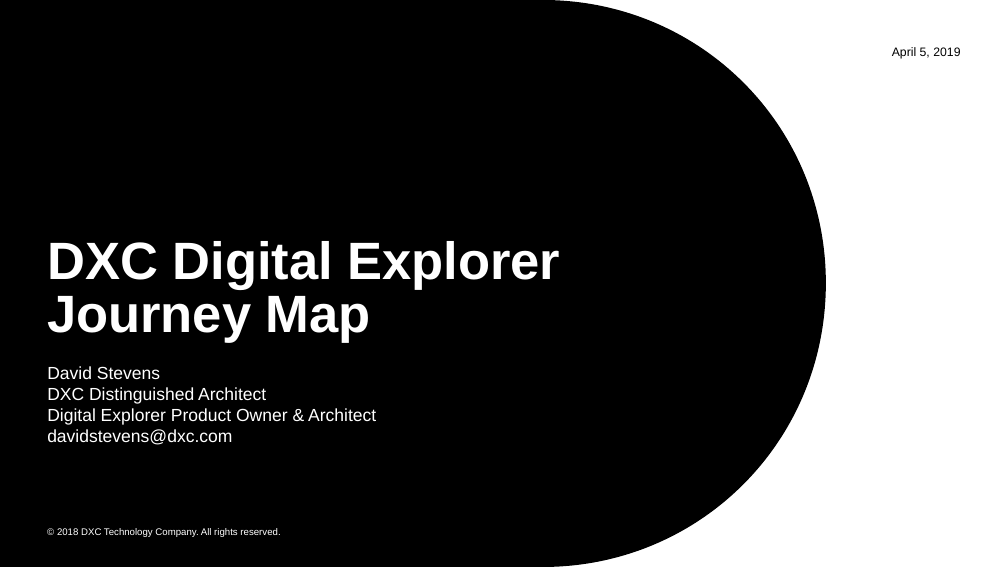
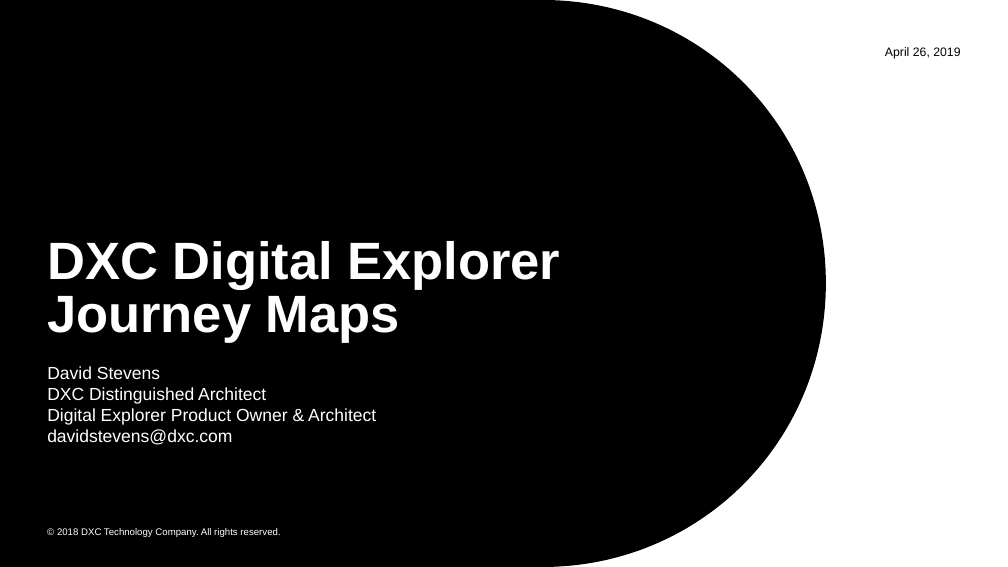
Before and after one commit to mshemadarshini/dxc-digitalexplorer, a slide deck: slide 1 of Presentations/DigitalJourneyMap.pptx. Drawn at 1008x567 pixels with LibreOffice and Linux fonts; fonts in the diff are those of the drawing; background and template pictures are left out. Boxes give left, top, right and bottom in pixels: in the first picture for what was removed or moved away, otherwise in the second. Text is boxed around its words. In the diff, an @@ line names an element or a change of style, - is before the commit and + after.

```diff
--- a/Presentations/DigitalJourneyMap.pptx
+++ b/Presentations/DigitalJourneyMap.pptx
@@ text at [885, 47, 960, 59]: text changed @@
-April 5, 2019
+April 26, 2019
@@ title at [47, 241, 560, 343]: text changed @@
-DXC Digital Explorer Journey Map
+DXC Digital Explorer Journey Maps
```
Also in this commit, not shown: 7 other slides changed, 11 slides added, 2 other files.
